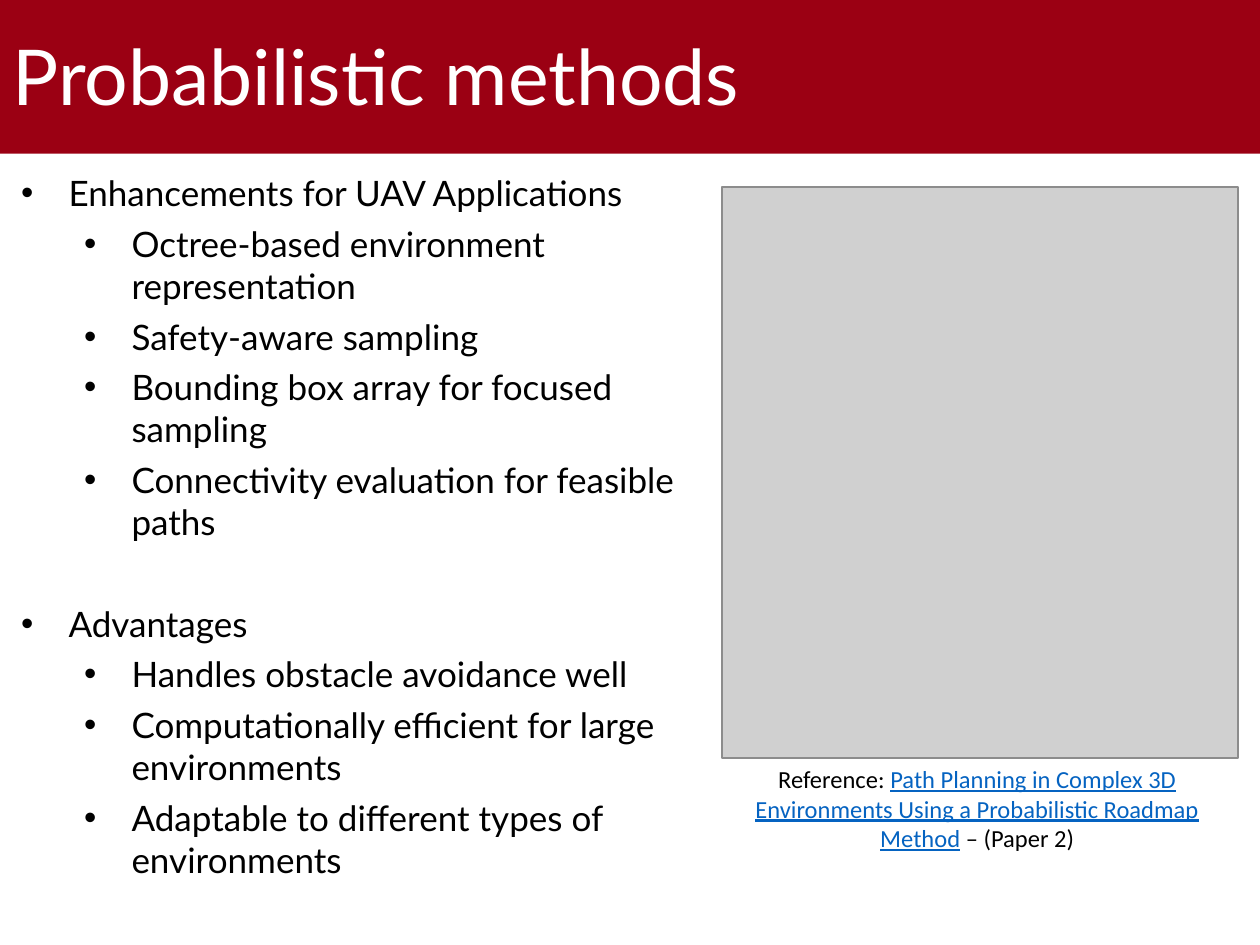
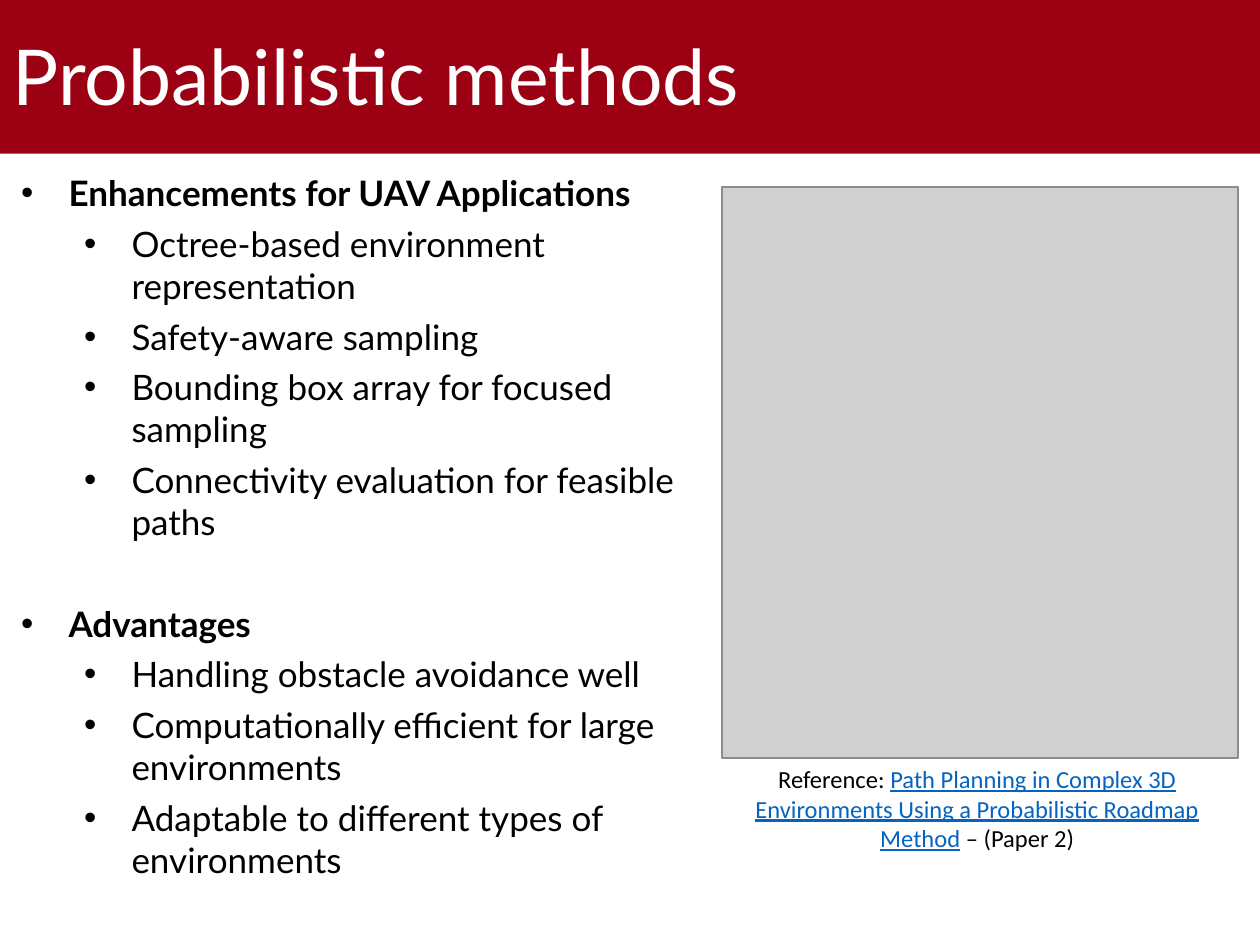
Before and after one commit to gabrielrovesti/WNMA-UAV-Route-Planning-Survey, a slide deck: slide 8 of 2 - Slides/UAV Route Planning Strategies.pptx. Drawn at 1260x945 pixels with LibreOffice and Linux fonts; fonts in the diff are those of the drawing; grey boxes stand for pictures; background and template pictures are left out. Boxes give left, top, right and bottom in pixels: in the first picture for what was removed or moved away, otherwise in the second. Text is boxed around its words. In the diff, an @@ line names an element or a change of style, - is before the commit and + after.

```diff
--- a/2 - Slides/UAV Route Planning Strategies.pptx
+++ b/2 - Slides/UAV Route Planning Strategies.pptx
@@ text at box(69, 180, 631, 644): bold on in "Enhancements for UAV Applications", "Advantages" @@
@@ text at box(132, 661, 640, 694): text changed @@
-  • Handles obstacle avoidance well
+  • Handling obstacle avoidance well
```
Also in this commit, not shown: 7 other slides changed, 4 slides added, 1 other file.
